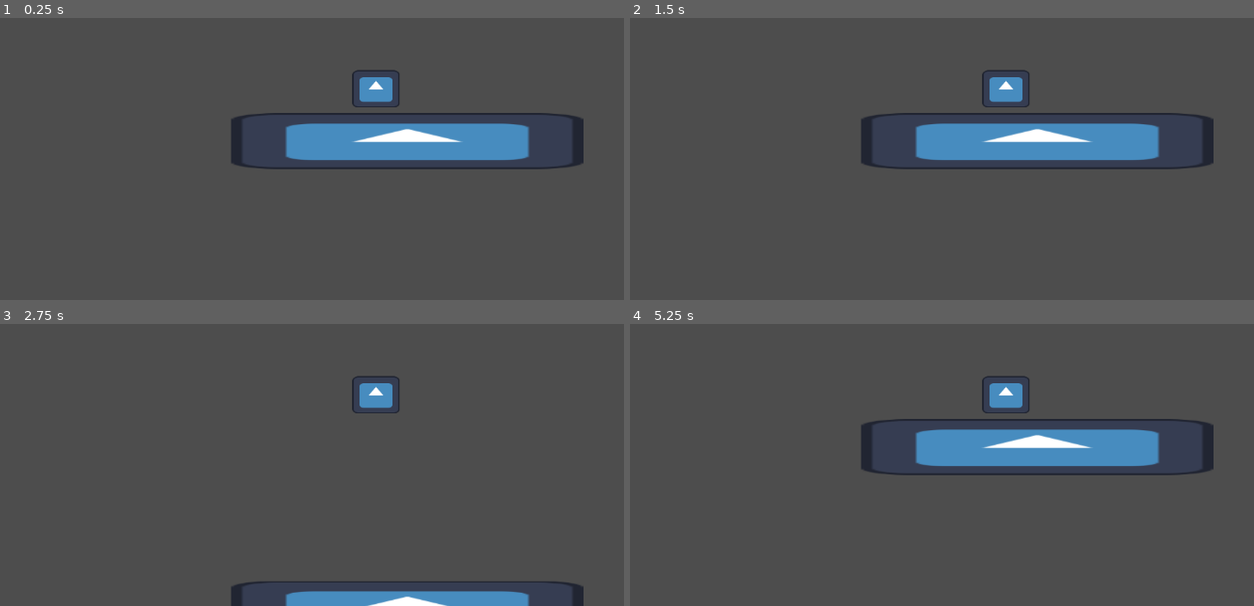
Above: before the commit, frames 1-4 (two rows, left to right).
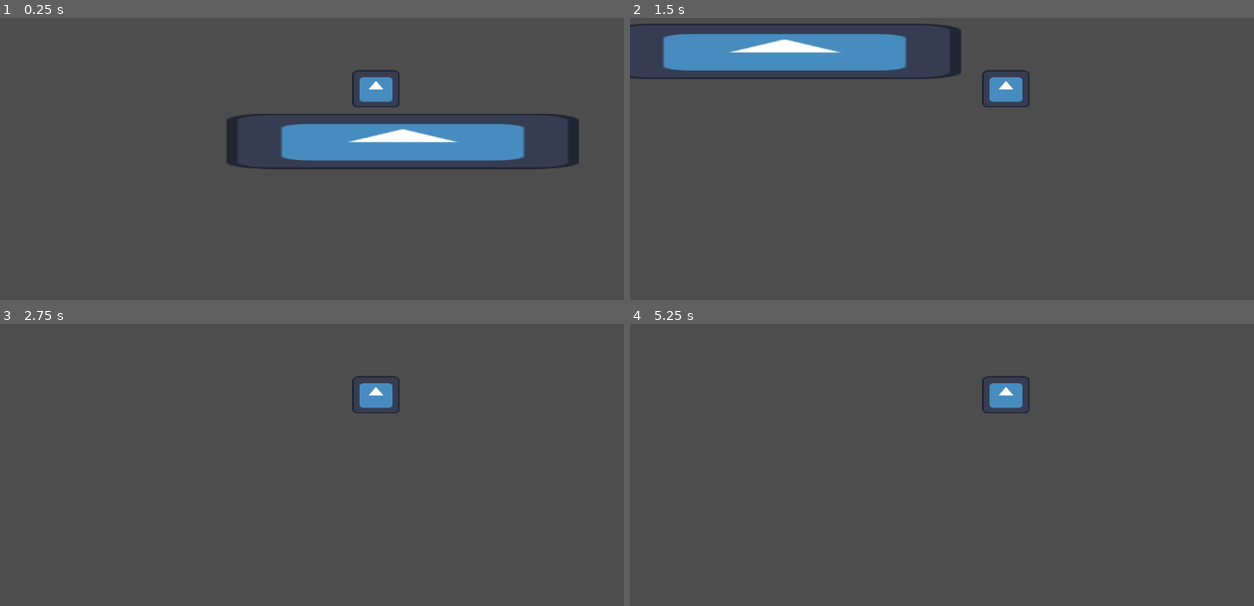
Above: after the commit, the same moments.

Repository: JuJuz1/Glide-the-fire
Game: Godot game, scene res://scenes/World.tscn
Same seed, same stepped clock (60 frames per second), same inputs: the game is played once before the commit and once after it. The engine's default icon, where the game draws it, is replaced by a stand-in: a white triangle on a blue panel in a dark square.
Inputs:
- Up to frame 1 (0.25 s): no input
- Up to frame 2 (1.5 s): tap Space (interact) at 0.6, 1.35 s
- Up to frame 3 (2.75 s): tap Enter at 2 s; tap Space (interact) at 2.1 s
- Up to frame 4 (5.25 s): tap Space (interact) at 2.85, 3.5, 3.6, 4.35, 5.1 s; tap Escape (pause, bound only after the commit) at 4.15 s

The runs differ from the first frame. In frame 1, 1.2% of the frame differs, in the area x 36-94%, y 33-53%; in frame 2, 13%, in the area x 0-94%, y 2-54%; in frame 3, 2.6%; in frame 4, 6.7%.

Commit message:
Continuous movement and simple game manager

Diff:
--- a/project.godot
+++ b/project.godot
@@ -15,6 +15,10 @@
 config/features=PackedStringArray("4.3", "Forward Plus")
 config/icon="res://graphics/icon.svg"
 
+[autoload]
+
+GameManager="res://scripts/game_manager.gd"
+
 [input]
 
 interact={
@@ -23,3 +27,8 @@
 , Object(InputEventMouseButton,"resource_local_to_scene":false,"resource_name":"","device":-1,"window_id":0,"alt_presse …(249 unchanged characters)…
 ]
 }
+pause={
+"deadzone": 0.5,
+"events": [Object(InputEventKey,"resource_local_to_scene":false,"resource_name":"","device":-1,"window_id":0,"alt_pressed":false,"shift_pressed":false,"ctrl_pressed":false,"meta_pressed":false,"pressed":false,"keycode":0,"physical_keycode":4194305,"key_label":0,"unicode":0,"location":0,"echo":false,"script":null)
+]
+}
--- a/scenes/World.tscn
+++ b/scenes/World.tscn
@@ -8,12 +8,8 @@
 
 [node name="World" type="Node2D"]
 
-[node name="CharacterBody2D" parent="." instance=ExtResource("1_e68gs")]
-position = Vector2(5, -45)
-
-[node name="Camera2D" type="Camera2D" parent="CharacterBody2D"]
-scale = Vector2(1, 0.99188)
-zoom = Vector2(4, 4)
+[node name="Player" parent="." instance=ExtResource("1_e68gs")]
+position = Vector2(-12, -41)
 
 [node name="StaticBody2D" type="StaticBody2D" parent="."]
 position = Vector2(17, -8)
--- a/scenes/player.tscn
+++ b/scenes/player.tscn
@@ -6,7 +6,7 @@
 [sub_resource type="CapsuleShape2D" id="CapsuleShape2D_ke3jv"]
 height = 22.0
 
-[node name="CharacterBody2D" type="CharacterBody2D"]
+[node name="Player" type="CharacterBody2D"]
 script = ExtResource("1_t1bgp")
 
 [node name="CollisionShape2D" type="CollisionShape2D" parent="."]
@@ -17,3 +17,7 @@
 position = Vector2(0, 7.45058e-09)
 scale = Vector2(0.142578, 0.111328)
 texture = ExtResource("1_yao38")
+
+[node name="Camera2D" type="Camera2D" parent="."]
+zoom = Vector2(4, 4)
+position_smoothing_speed = 3.0
--- /dev/null
+++ b/scripts/game_manager.gd
@@ -0,0 +1,14 @@
+extends Node
+
+
+# Called when the node enters the scene tree for the first time.
+func _ready():
+	# Set process mode to always, used for e.g. pausing the game
+	self.process_mode = Node.PROCESS_MODE_ALWAYS
+
+
+# Check for input
+func _input(delta):
+	if Input.is_action_just_pressed("pause"):
+		get_tree().paused = not get_tree().paused
+		#get_tree().reload_current_scene()
--- a/scripts/player.gd
+++ b/scripts/player.gd
@@ -1,20 +1,22 @@
 extends CharacterBody2D
 
-
-const SPEED = 300.0
-const JUMP_VELOCITY = -400.0
+## Speed
+const SPEED = 75.0
+## Jump height and scale for the gravity
+const JUMP_VELOCITY = -300.0
+const GRAVITY_SCALE = 0.8
 
 
 func _physics_process(delta):
 	# Add the gravity
 	if not is_on_floor():
-		velocity += get_gravity() * delta
+		velocity += get_gravity() * delta * GRAVITY_SCALE
 
 	# Handle player interaction
 	if Input.is_action_just_pressed("interact") and is_on_floor():
 		velocity.y = JUMP_VELOCITY
 
-	velocity.x = SPEED
-	velocity.x = move_toward(velocity.x, 0, SPEED)
+	velocity.x = SPEED * delta
+	velocity.x = move_toward(velocity.x, SPEED, SPEED)
 
 	move_and_slide()
